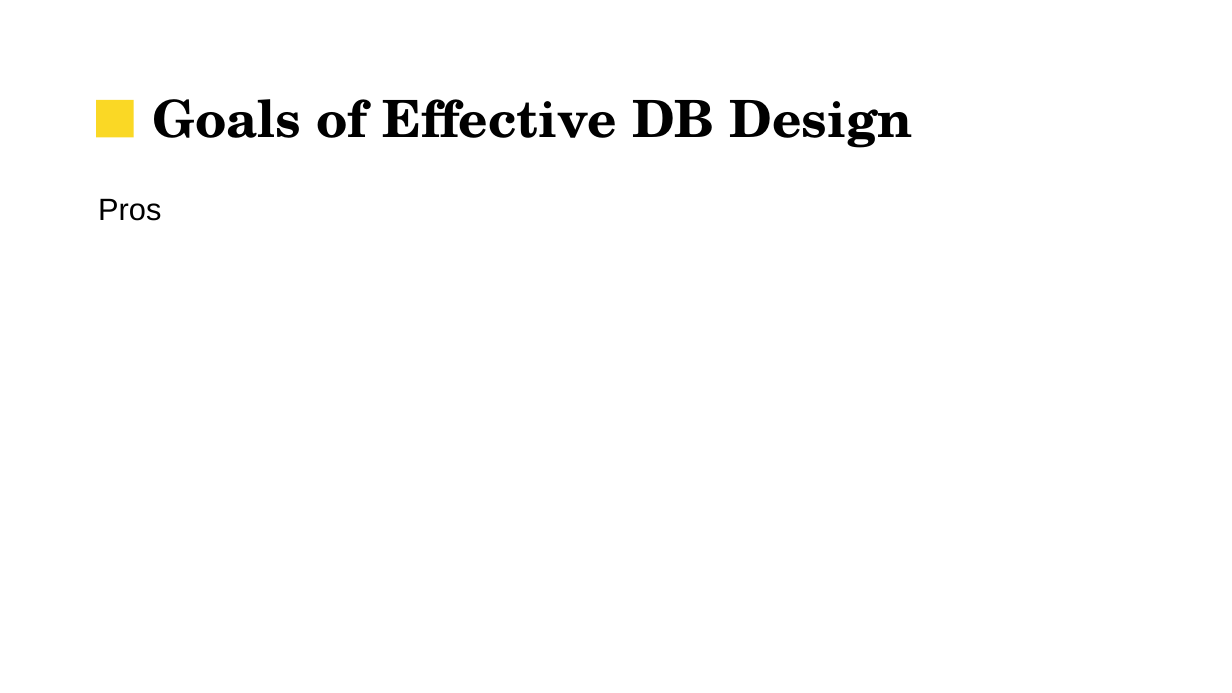
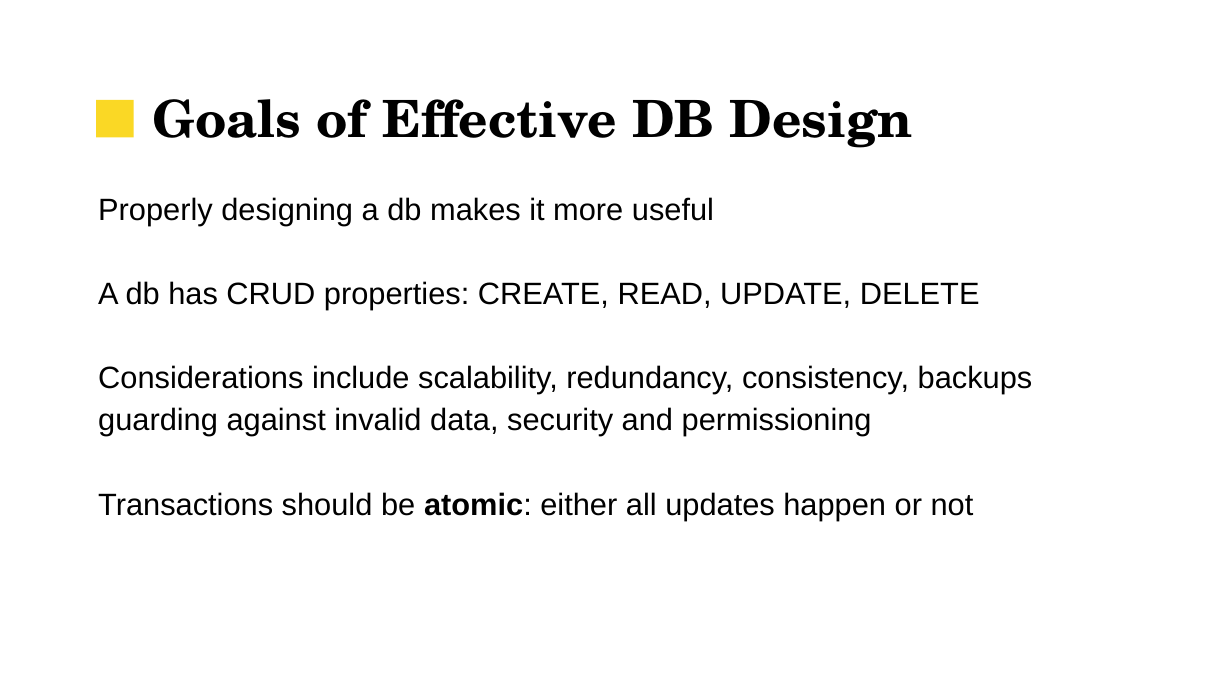
Before and after one commit to UVADS/data_engineering, a slide deck: slide 3 of database_sw_kills/db_design.pptx. Drawn at 1232x693 pixels with LibreOffice and Linux fonts; fonts in the diff are those of the drawing; background and template pictures are left out. Boxes give left, top, right and bottom in pixels: in the first picture for what was removed or moved away, otherwise in the second. Text is boxed around its words. In the diff, an @@ line names an element or a change of style, - is before the commit and + after.

```diff
--- a/database_sw_kills/db_design.pptx
+++ b/database_sw_kills/db_design.pptx
@@ text at bbox=[98, 197, 1033, 520]: text changed @@
-Pros
+Properly designing a db makes it more useful
+A db has CRUD properties: CREATE, READ, UPDATE, DELETE
+Considerations include scalability, redundancy, consistency, backups
+guarding against invalid data, security and permissioning
+Transactions should be atomic: either all updates happen or not
```
Also in this commit, not shown: 4 other slides changed, 6 slides added, 2 slides removed.
